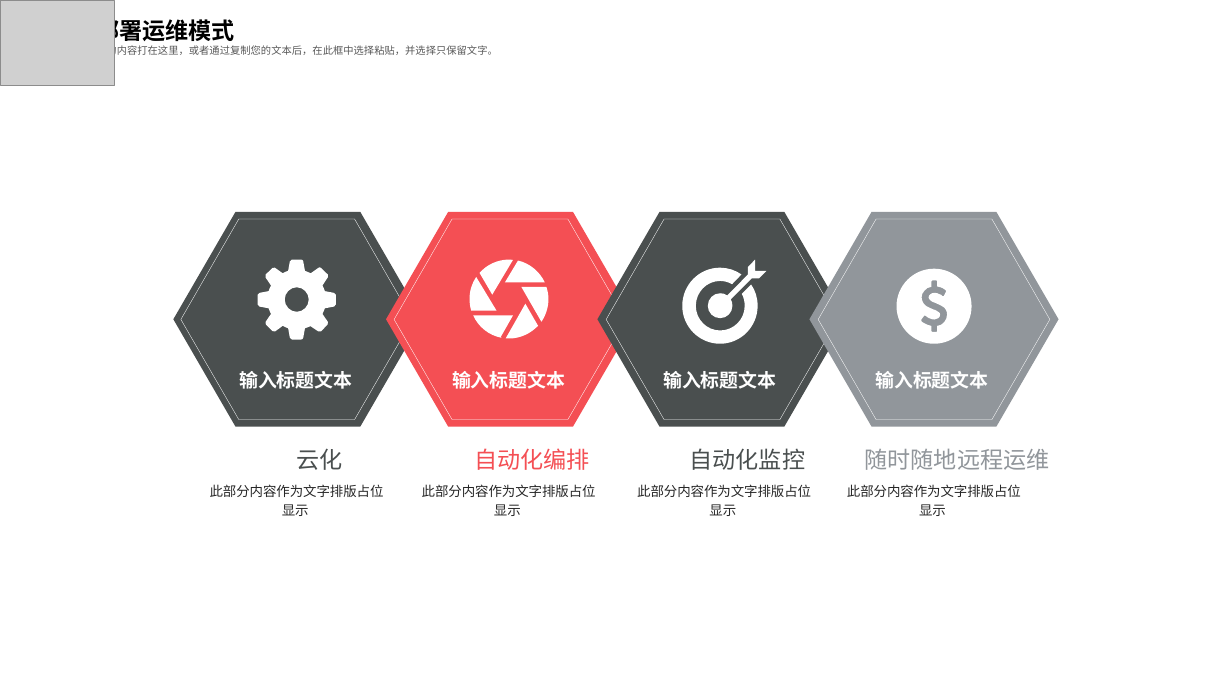
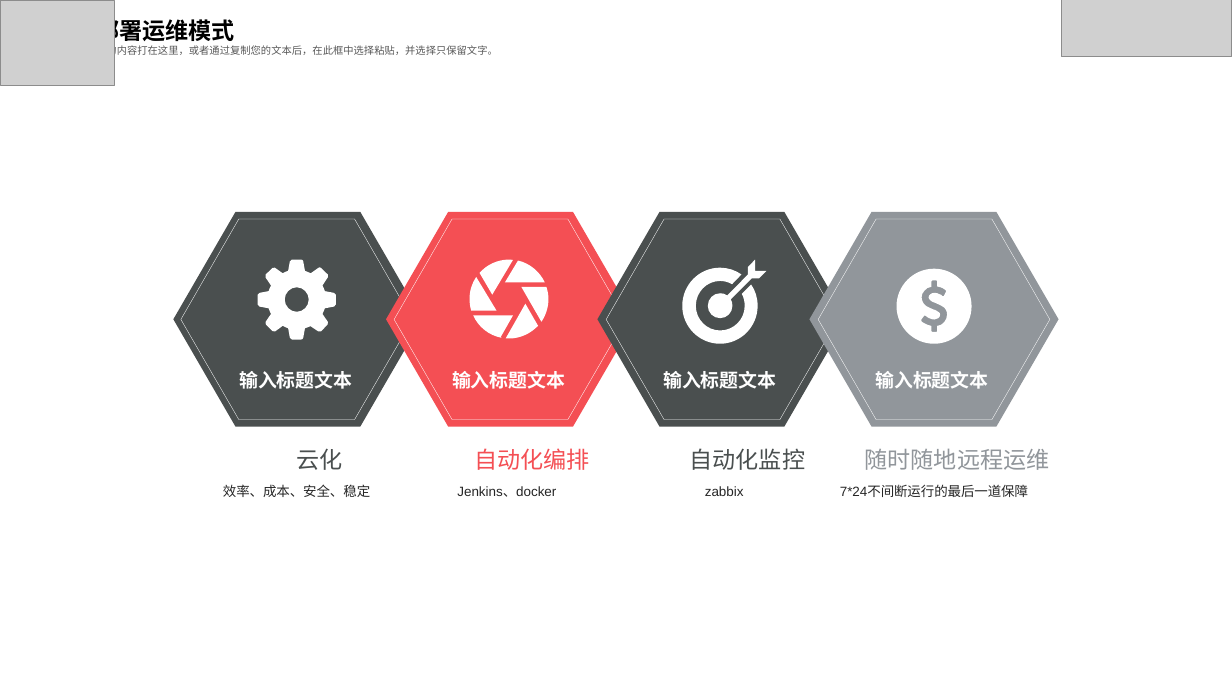
Before and after one commit to feiweihy/SpringCloud, a slide deck: slide 12 of documents/1-技术交流/中交金卡技术交流20190505.pptx. Drawn at 1232x693 pixels with LibreOffice and Linux fonts; fonts in the diff are those of the drawing; grey boxes stand for pictures. Boxes give left, top, right and bottom in pixels: in the first picture for what was removed or moved away, otherwise in the second. Text is boxed around its words. In the diff, an @@ line names an element or a change of style, - is before the commit and + after.

```diff
--- a/documents/1-技术交流/中交金卡技术交流20190505.pptx
+++ b/documents/1-技术交流/中交金卡技术交流20190505.pptx
@@ picture added at (1062, 0, 1232, 56) @@
@@ text at (223, 484, 370, 497): text changed @@
-此部分内容作为文字排版占位
-显示
+效率、成本、安全、稳定
@@ text at (457, 486, 556, 497): text changed @@
-此部分内容作为文字排版占位
-显示
+Jenkins、docker
@@ text at (705, 486, 744, 496): text changed @@
-此部分内容作为文字排版占位
-显示
+zabbix
@@ text at (840, 485, 1028, 497): text changed @@
-此部分内容作为文字排版占位
-显示
+7*24不间断运行的最后一道保障
```
Also in this commit, not shown: 23 other slides changed, 4 slides added, 4 slides removed.
